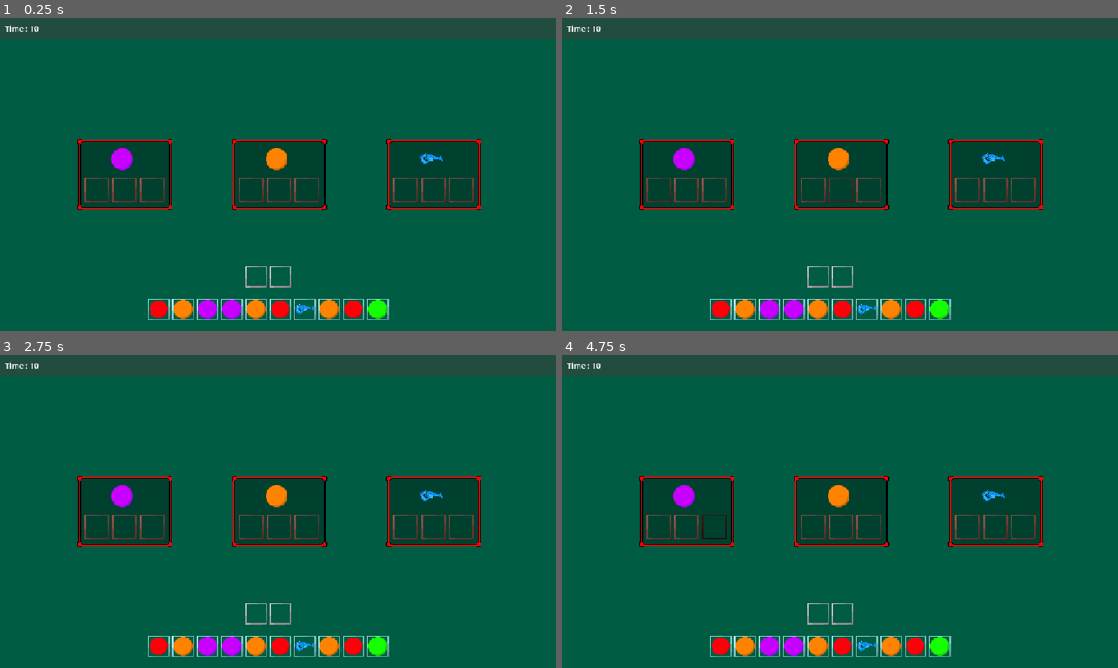
Above: before the commit, frames 1-4 (two rows, left to right).
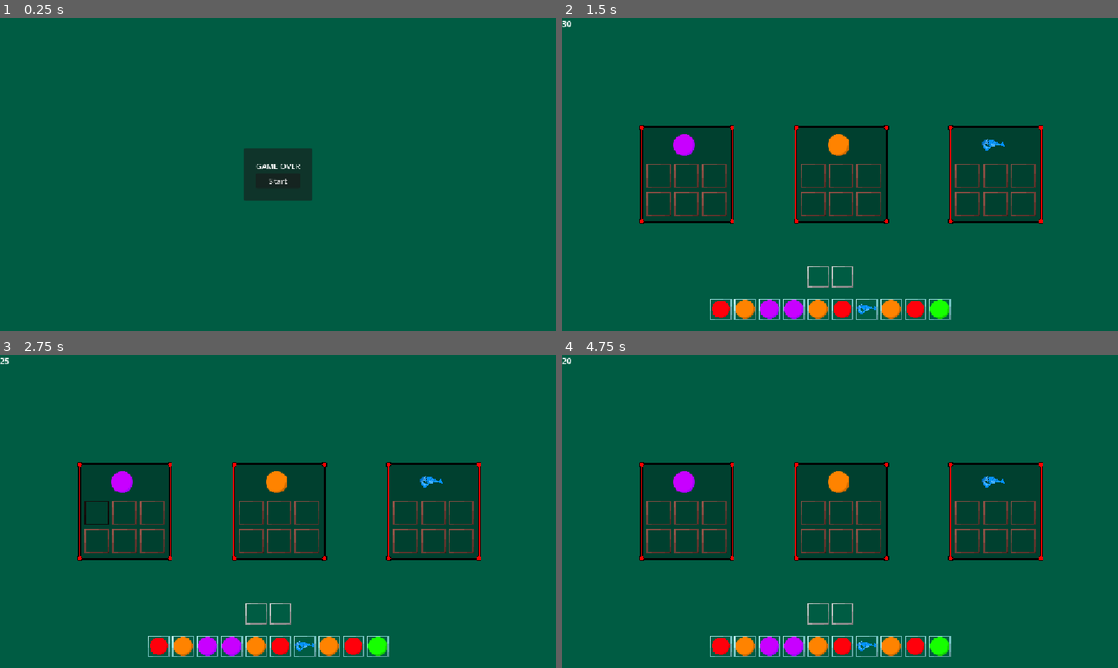
Above: after the commit, the same moments.

Repository: TobiHudi/Liberio
Game: Godot game, scene res://scenes/levels/main_menu.tscn
Two runs of this game, one before a commit and one after it. Both use one fixed random seed, a clock stepped at 60 frames per second and the inputs below. Before the commit the project starts from res://scenes/levels/main.tscn.
Inputs (mouse positions are in pixels of both pictures, inside the frame that each line leads up to):
- Up to frame 1 (0.25 s): no input
- Up to frame 2 (1.5 s): click (840, 180) at 0.5 s, where only the run after the commit has a clickable "Start"; click (656, 190) at 1.27 s
- Up to frame 3 (2.75 s): click (94, 511) at 2.02 s
- Up to frame 4 (4.75 s): click (684, 527) at 2.77 s; click (684, 511) at 3.52 s; click (712, 527) at 4.27 s

The runs differ from the first frame. In frame 1, 19% of the frame differs, in the area x 0-100%, y 0-97%; in frame 2, 14%; in frame 3, 14%; in frame 4, 14%.

Commit message:
SceneManager and GameLoopManager rework
-SceneManager was added as a Global.
It dynamically changes scenes via call SceneManager.change_scene("SCENE")

-Reworked GameLoopManager.
It now only loops if called! _process made it very inefficient and called game_finished() multiple times.

-Added GameOver Prototype.
-Added MainMenu Prototype.
-Added SaveManager files (needs to be written)

Diff:
--- a/prototype-17082026/project.godot
+++ b/prototype-17082026/project.godot
@@ -11,7 +11,7 @@
 [application]
 
 config/name="prototype_17082026"
-run/main_scene="uid://jjyjja3nq51a"
+run/main_scene="uid://3oma21v7gtn0"
 config/features=PackedStringArray("4.7", "GL Compatibility")
 
 [autoload]
@@ -20,6 +20,7 @@
 GameManager="*uid://dnkxfcp664mrr"
 CheatScript="*uid://befbmafxc8gqh"
 ResourceTable="*uid://b3rx8ttu0jlqm"
+SceneManager="*uid://ds2urski53i4f"
 
 [display]
 
--- a/prototype-17082026/resources/scripts/game_logic/game_loop_manager.gd
+++ b/prototype-17082026/resources/scripts/game_logic/game_loop_manager.gd
@@ -10,24 +10,26 @@
 func _ready() -> void:
 	EventBus.game_timer_start.connect(timer_started)
 	EventBus.game_timer_update.connect(timer_update)
+	timer_started(30)
 
 func timer_started(new_time : float) -> void:
 	timer = new_time
-	start_timer = true
+	timer_running()
+
 func timer_update(new_time : float) -> void:
 	timer += new_time
-
-func _process(delta: float) -> void:
-	if start_timer:
-		timer -= delta
+func timer_running() -> void:
+	start_timer = true
+	while start_timer:
+		timer -= get_process_delta_time()
 		timer_label.text = str("%.0f" % timer)
-		print_debug(timer)
-		#GameManager.game_timer = timer
 		if timer <= 0:
-			is_timer_finished = true
-	if is_timer_finished:
-		game_finished()
+			start_timer = false
+		await get_tree().process_frame
+	game_finished()
 
 func game_finished() -> void:
-	EventBus.game_timer_finished.emit()
-	get_tree().quit()
+	var game_over_menu = load("res://scenes/ui/game_over_menu.tscn")
+	var game_over_instance = game_over_menu.instantiate()
+	add_child(game_over_instance)
+	print_debug("Game Finished")
--- a/prototype-17082026/resources/scripts/game_logic/game_manager.gd
+++ b/prototype-17082026/resources/scripts/game_logic/game_manager.gd
@@ -1,4 +1,7 @@
 extends Node
 
+var points : int
+
 var selected_item : String
-var game_timer : float
+var current_shelf_multiplier : float
+var current_points : float
--- /dev/null
+++ b/prototype-17082026/resources/scripts/game_logic/scene_manager.gd
@@ -0,0 +1,21 @@
+extends Node
+
+enum AnimationState {IN, OUT}
+@export var item_to_animate : TextureRect
+
+func change_scene(scene_to_load : String):
+	on_scene_change_animation(AnimationState.IN)
+	await EventBus.animation_finished
+	get_tree().change_scene_to_file(scene_to_load)
+	on_scene_change_animation(AnimationState.OUT)
+
+
+func on_scene_change_animation(animation_state : AnimationState):
+	var tweeny : Tween = create_tween()
+	match animation_state:
+		AnimationState.IN:
+			tweeny.tween_property(item_to_animate, "global_position", Vector2(0, 0), 0.5).set_trans(Tween.TRANS_EXPO)
+			await tweeny.finished
+			EventBus.animation_finished.emit()
+		AnimationState.OUT:
+			tweeny.tween_property(item_to_animate, "global_position", Vector2(0, -650), 0.2).set_ease(Tween.EASE_IN)
--- /dev/null
+++ b/prototype-17082026/resources/scripts/levels/main_menu.gd
@@ -0,0 +1,10 @@
+extends Node
+
+@export var start_button : Button
+@export_dir var game_dir : String
+
+func _ready() -> void:
+	start_button.button_down.connect(start_game)
+
+func start_game() -> void:
+	SceneManager.change_scene(game_dir)
--- /dev/null
+++ b/prototype-17082026/resources/scripts/saves/save_manager.gd
@@ -0,0 +1 @@
+extends Node
--- /dev/null
+++ b/prototype-17082026/resources/scripts/ui/game_over_menu.gd
@@ -0,0 +1,15 @@
+extends Node
+
+@export var retry_menu_button : Button
+@export var main_menu_button : Button
+@export_dir var retry_menu_path : String
+@export_dir var main_menu_path : String
+
+func _ready() -> void:
+	retry_menu_button.button_down.connect(retry_button)
+	main_menu_button.button_down.connect(main_menu)
+
+func retry_button() -> void:
+	SceneManager.change_scene(retry_menu_path)
+func main_menu() -> void:
+	SceneManager.change_scene(main_menu_path)
--- /dev/null
+++ b/prototype-17082026/scenes/game_logic/game_loop_manager.tscn
@@ -0,0 +1,20 @@
+[gd_scene format=3 uid="uid://c8qsntgu48ikm"]
+
+[ext_resource type="Script" uid="uid://bu7jg56xqsbok" path="res://resources/scripts/game_logic/game_loop_manager.gd" id="1_wapyw"]
+
+[node name="GameLoopManager" type="Control" unique_id=739497856 node_paths=PackedStringArray("timer_label")]
+layout_mode = 3
+anchors_preset = 15
+anchor_right = 1.0
+anchor_bottom = 1.0
+grow_horizontal = 2
+grow_vertical = 2
+mouse_filter = 2
+script = ExtResource("1_wapyw")
+timer_label = NodePath("Label")
+
+[node name="Label" type="Label" parent="." unique_id=1301277516]
+layout_mode = 0
+offset_right = 40.0
+offset_bottom = 23.0
+text = "10"
--- /dev/null
+++ b/prototype-17082026/scenes/game_logic/scene_manager.tscn
@@ -0,0 +1,20 @@
+[gd_scene format=3 uid="uid://ds2urski53i4f"]
+
+[ext_resource type="Script" uid="uid://bnaymfqg37yxn" path="res://resources/scripts/game_logic/scene_manager.gd" id="1_l7odo"]
+[ext_resource type="Texture2D" uid="uid://b10v8fq2rv8em" path="res://assets/textures/products/meister_poppa.png" id="2_o028q"]
+
+[node name="SceneManager" type="CanvasLayer" unique_id=429518432 node_paths=PackedStringArray("item_to_animate")]
+layer = 2
+script = ExtResource("1_l7odo")
+item_to_animate = NodePath("TextureRect")
+
+[node name="TextureRect" type="TextureRect" parent="." unique_id=1651922904]
+anchors_preset = 15
+anchor_right = 1.0
+anchor_bottom = 1.0
+offset_top = -652.0
+offset_bottom = -652.0
+grow_horizontal = 2
+grow_vertical = 2
+mouse_filter = 2
+texture = ExtResource("2_o028q")
--- a/prototype-17082026/scenes/levels/main.tscn
+++ b/prototype-17082026/scenes/levels/main.tscn
@@ -2,10 +2,10 @@
 
 [ext_resource type="PackedScene" uid="uid://cgtxf62ms35px" path="res://scenes/game_objects/shelf.tscn" id="1_2vj2h"]
 [ext_resource type="PackedScene" uid="uid://ciu7p1oxta24x" path="res://scenes/game_objects/trashcan.tscn" id="1_b6bv0"]
-[ext_resource type="PackedScene" uid="uid://cj4ehn2aumqg4" path="res://scenes/ui/gameplay_ui.tscn" id="1_u81e1"]
 [ext_resource type="PackedScene" uid="uid://b3kga8ig37kws" path="res://scenes/game_logic/item_randomizer.tscn" id="2_y0acb"]
 [ext_resource type="PackedScene" uid="uid://bbeoo854o7kyc" path="res://scenes/player/hand.tscn" id="3_y0acb"]
 [ext_resource type="PackedScene" uid="uid://by7u104iour6e" path="res://scenes/player/inventory.tscn" id="4_j4d2a"]
+[ext_resource type="PackedScene" uid="uid://c8qsntgu48ikm" path="res://scenes/game_logic/game_loop_manager.tscn" id="6_b6bv0"]
 
 [node name="main" type="Control" unique_id=1552514051]
 layout_mode = 3
@@ -37,7 +37,7 @@
 bonus_time = 10.0
 penalty_time = 3.0
 clear_shelf_time = 10.0
-inventory_slots = 3
+inventory_slots = 6
 inventory_columns = 3
 
 [node name="Shelf2" parent="CenterContainer/HBoxContainer" unique_id=1567865377 instance=ExtResource("1_2vj2h")]
@@ -45,7 +45,7 @@
 bonus_time = 10.0
 penalty_time = 3.0
 clear_shelf_time = 10.0
-inventory_slots = 3
+inventory_slots = 6
 inventory_columns = 3
 
 [node name="Shelf3" parent="CenterContainer/HBoxContainer" unique_id=1479152891 instance=ExtResource("1_2vj2h")]
@@ -53,7 +53,7 @@
 bonus_time = 10.0
 penalty_time = 3.0
 clear_shelf_time = 10.0
-inventory_slots = 3
+inventory_slots = 6
 inventory_columns = 3
 
 [node name="Hand" parent="." unique_id=713864274 instance=ExtResource("3_y0acb")]
@@ -64,8 +64,6 @@
 visible = false
 layout_mode = 1
 inventory_columns = 1
-
-[node name="GameplayUi" parent="." unique_id=375697967 instance=ExtResource("1_u81e1")]
 
 [node name="Trashcan" parent="." unique_id=1680512811 instance=ExtResource("1_b6bv0")]
 layout_mode = 1
@@ -87,3 +85,11 @@
 grow_vertical = 0
 respawn_time = 2.0
 inventory_columns = 10
+
+[node name="GameLoopManager" parent="." unique_id=739497856 instance=ExtResource("6_b6bv0")]
+layout_mode = 1
+anchors_preset = 0
+anchor_right = 0.0
+anchor_bottom = 0.0
+grow_horizontal = 1
+grow_vertical = 1
--- /dev/null
+++ b/prototype-17082026/scenes/levels/main_menu.tscn
@@ -0,0 +1,48 @@
+[gd_scene format=3 uid="uid://3oma21v7gtn0"]
+
+[ext_resource type="Script" uid="uid://bkal24xxjwsyf" path="res://resources/scripts/levels/main_menu.gd" id="1_fsby3"]
+
+[node name="MainMenu" type="Control" unique_id=90050313 node_paths=PackedStringArray("start_button")]
+layout_mode = 3
+anchors_preset = 15
+anchor_right = 1.0
+anchor_bottom = 1.0
+grow_horizontal = 2
+grow_vertical = 2
+script = ExtResource("1_fsby3")
+start_button = NodePath("PanelContainer/MarginContainer/VBoxContainer/StartGame")
+game_dir = "res://scenes/levels/main.tscn"
+
+[node name="PanelContainer" type="PanelContainer" parent="." unique_id=1794806733]
+layout_mode = 1
+anchors_preset = 8
+anchor_left = 0.5
+anchor_top = 0.5
+anchor_right = 0.5
+anchor_bottom = 0.5
+offset_left = -48.0
+offset_top = -29.0
+offset_right = 48.0
+offset_bottom = 29.0
+grow_horizontal = 2
+grow_vertical = 2
+
+[node name="MarginContainer" type="MarginContainer" parent="PanelContainer" unique_id=1382593764]
+layout_mode = 2
+theme_override_constants/margin_left = 25
+theme_override_constants/margin_top = 25
+theme_override_constants/margin_right = 25
+theme_override_constants/margin_bottom = 25
+
+[node name="VBoxContainer" type="VBoxContainer" parent="PanelContainer/MarginContainer" unique_id=664955481]
+layout_mode = 2
+
+[node name="GameName" type="Label" parent="PanelContainer/MarginContainer/VBoxContainer" unique_id=1461266241]
+layout_mode = 2
+text = "GAME OVER"
+horizontal_alignment = 1
+vertical_alignment = 1
+
+[node name="StartGame" type="Button" parent="PanelContainer/MarginContainer/VBoxContainer" unique_id=272242014]
+layout_mode = 2
+text = "Start"
--- /dev/null
+++ b/prototype-17082026/scenes/ui/game_over_menu.tscn
@@ -0,0 +1,55 @@
+[gd_scene format=3 uid="uid://d84baqmlvi16"]
+
+[ext_resource type="Script" uid="uid://cc0vundxa6uev" path="res://resources/scripts/ui/game_over_menu.gd" id="1_7nx0y"]
+
+[node name="GameOverMenu" type="CanvasLayer" unique_id=1445834749 node_paths=PackedStringArray("retry_menu_button", "main_menu_button")]
+script = ExtResource("1_7nx0y")
+retry_menu_button = NodePath("PanelContainer/MarginContainer/VBoxContainer/Button")
+main_menu_button = NodePath("PanelContainer/MarginContainer/VBoxContainer/Button2")
+retry_menu_path = "res://scenes/levels/main.tscn"
+main_menu_path = "res://scenes/levels/main_menu.tscn"
+
+[node name="MouseStopper" type="Control" parent="." unique_id=1442489410]
+layout_mode = 3
+anchors_preset = 15
+anchor_right = 1.0
+anchor_bottom = 1.0
+grow_horizontal = 2
+grow_vertical = 2
+
+[node name="PanelContainer" type="PanelContainer" parent="." unique_id=131767060]
+anchors_preset = 8
+anchor_left = 0.5
+anchor_top = 0.5
+anchor_right = 0.5
+anchor_bottom = 0.5
+offset_left = -48.0
+offset_top = -29.0
+offset_right = 48.0
+offset_bottom = 29.0
+grow_horizontal = 2
+grow_vertical = 2
+
+[node name="MarginContainer" type="MarginContainer" parent="PanelContainer" unique_id=839359290]
+layout_mode = 2
+theme_override_constants/margin_left = 25
+theme_override_constants/margin_top = 25
+theme_override_constants/margin_right = 25
+theme_override_constants/margin_bottom = 25
+
+[node name="VBoxContainer" type="VBoxContainer" parent="PanelContainer/MarginContainer" unique_id=1093801846]
+layout_mode = 2
+
+[node name="Label" type="Label" parent="PanelContainer/MarginContainer/VBoxContainer" unique_id=468712503]
+layout_mode = 2
+text = "GAME OVER"
+horizontal_alignment = 1
+vertical_alignment = 1
+
+[node name="Button" type="Button" parent="PanelContainer/MarginContainer/VBoxContainer" unique_id=451224796]
+layout_mode = 2
+text = "Retry"
+
+[node name="Button2" type="Button" parent="PanelContainer/MarginContainer/VBoxContainer" unique_id=1262774361]
+layout_mode = 2
+text = "Main Menu"
--- a/prototype-17082026/scenes/ui/gameplay_ui.tscn
+++ /dev/null
@@ -1,24 +0,0 @@
-[gd_scene format=3 uid="uid://cj4ehn2aumqg4"]
-
-[ext_resource type="Script" uid="uid://bu7jg56xqsbok" path="res://resources/scripts/game_logic/game_loop_manager.gd" id="1_pygfh"]
-
-[sub_resource type="StyleBoxFlat" id="StyleBoxFlat_bjy1c"]
-content_margin_left = 10.0
-content_margin_top = 10.0
-content_margin_right = 10.0
-content_margin_bottom = 10.0
-bg_color = Color(0.24477634, 0.24477643, 0.24477628, 0.5411765)
-
-[node name="GameplayUi" type="CanvasLayer" unique_id=1990847524 node_paths=PackedStringArray("timer_label")]
-script = ExtResource("1_pygfh")
-timer_label = NodePath("PanelContainer/Label")
-
-[node name="PanelContainer" type="PanelContainer" parent="." unique_id=1998063887]
-anchors_preset = 10
-anchor_right = 1.0
-grow_horizontal = 2
-theme_override_styles/panel = SubResource("StyleBoxFlat_bjy1c")
-
-[node name="Label" type="Label" parent="PanelContainer" unique_id=1772231250]
-layout_mode = 2
-text = "Time : 10"
Not shown, added: prototype-17082026/resources/scripts/game_logic/scene_manager.gd.uid
Not shown, added: prototype-17082026/resources/scripts/levels/main_menu.gd.uid
Not shown, added: prototype-17082026/resources/scripts/saves/save_manager.gd.uid
Not shown, added: prototype-17082026/resources/scripts/ui/game_over_menu.gd.uid
Not shown, removed: prototype-17082026/resources/scripts/ui/gameplay_ui.gd.uid
Renamed: prototype-17082026/resources/scripts/ui/gameplay_ui.gd -> prototype-17082026/scenes/saves/save_manager.gd
Not shown, added: prototype-17082026/scenes/saves/save_manager.gd.uid
